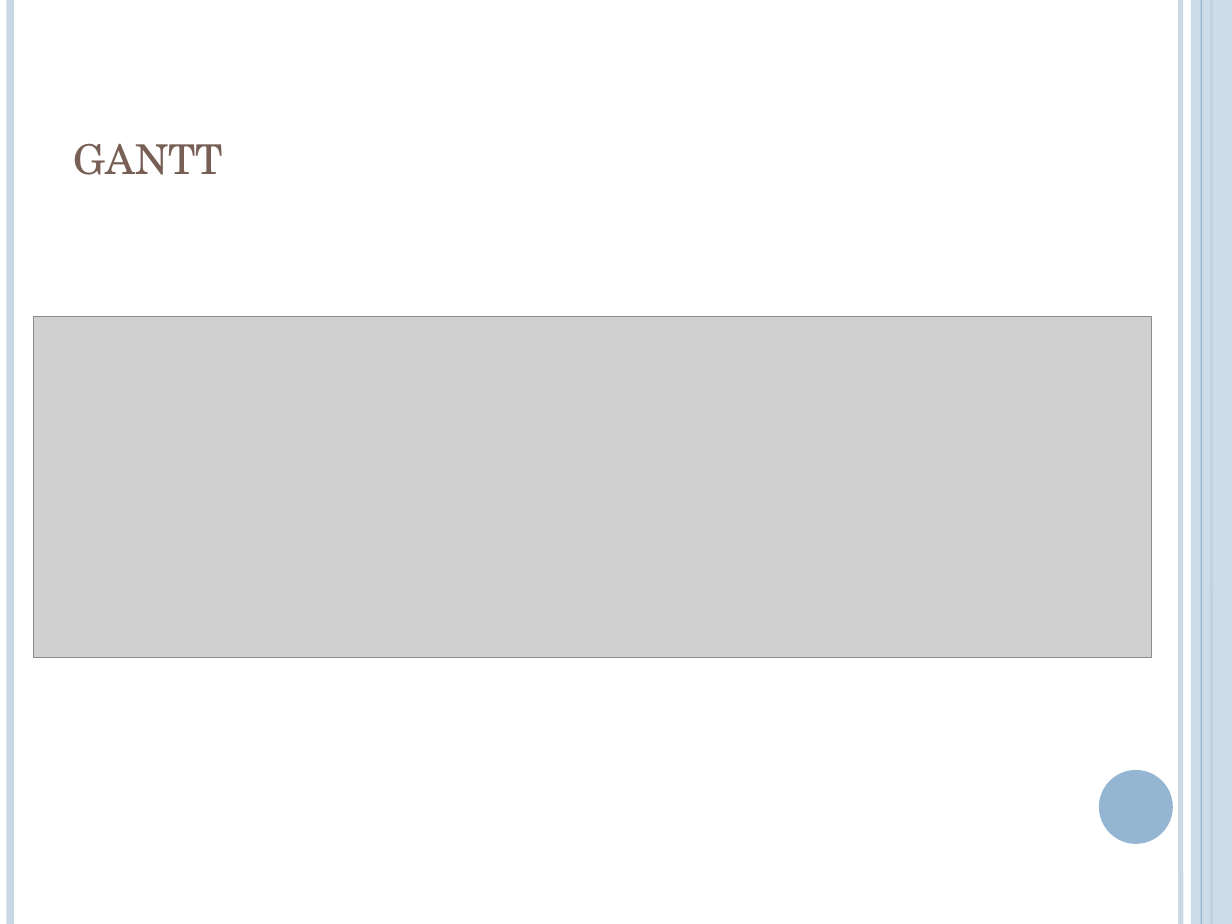
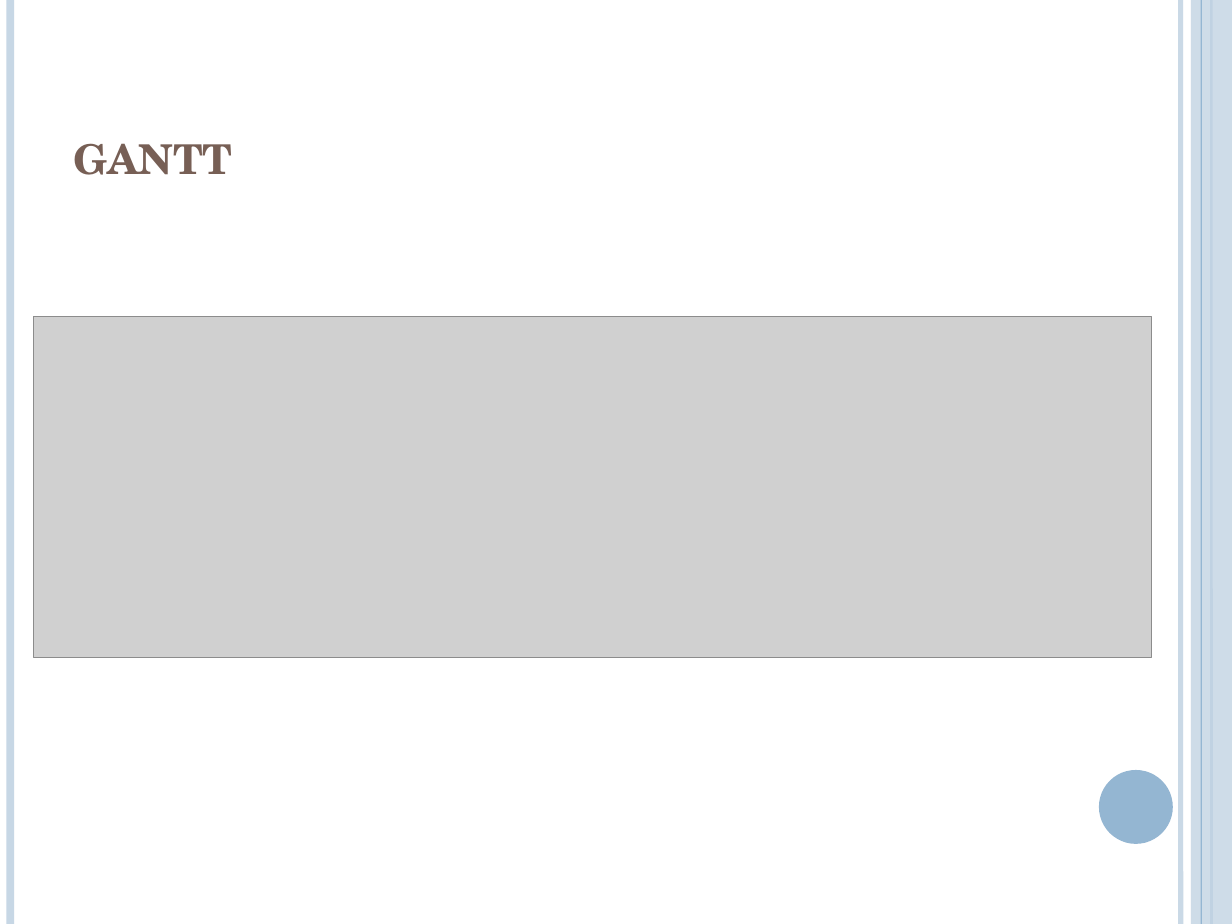
Before and after one commit to lcpaso1/integracion-gis-pge, a slide deck: slide 19 of Presentacion.pptx. Drawn at 1232x924 pixels with LibreOffice and Linux fonts; fonts in the diff are those of the drawing; grey boxes stand for pictures. Boxes give left, top, right and bottom in pixels: in the first picture for what was removed or moved away, otherwise in the second. Text is boxed around its words. In the diff, an @@ line names an element or a change of style, - is before the commit and + after.

Commit message:
arreglo titulo gant

```diff
--- a/Presentacion.pptx
+++ b/Presentacion.pptx
@@ title "gantt" at (74,143,233,175): bold on @@
```
